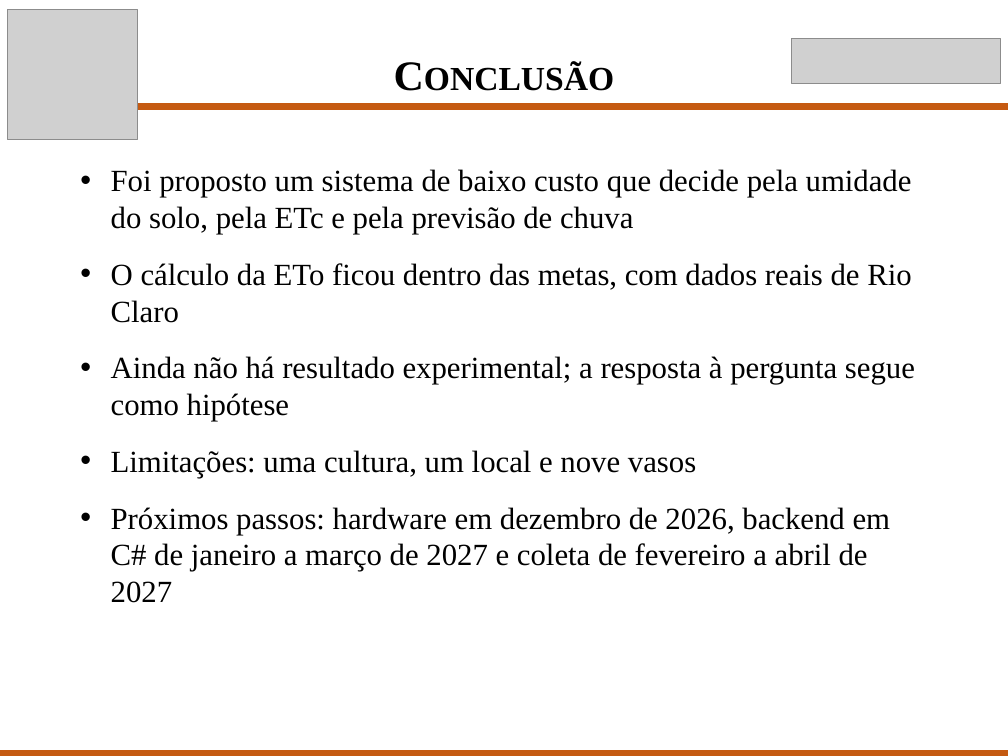
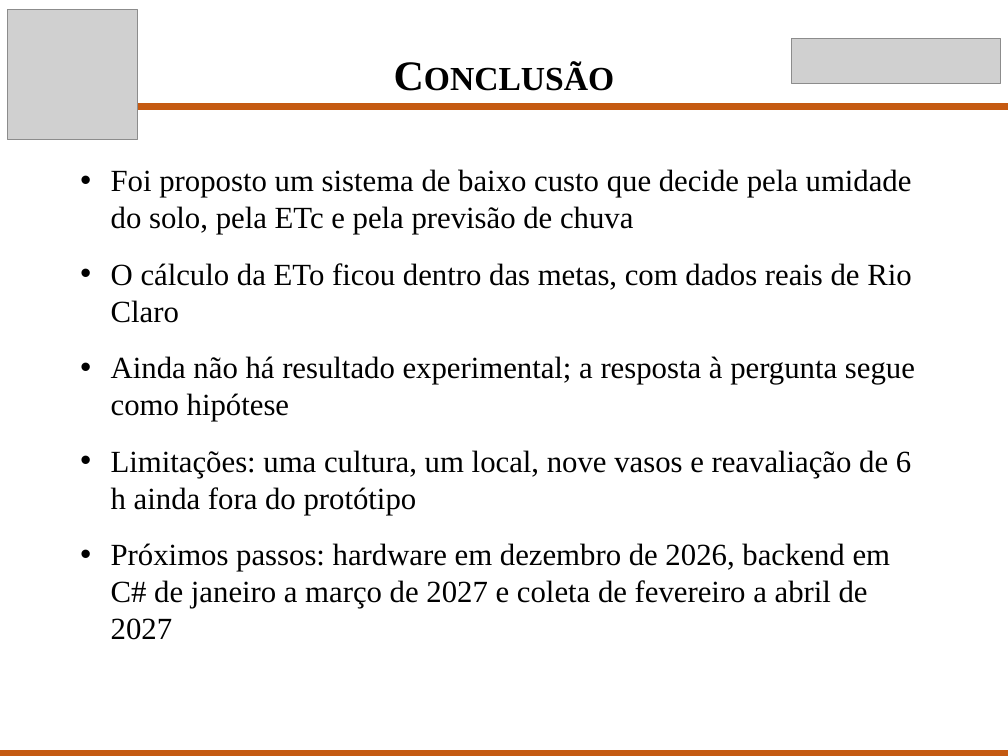
Before and after one commit to Scaglia05/irrigacao-inteligente, a slide deck: slide 12 of docs/p2/Apresentacao_TCC_P2.pptx. Drawn at 1008x756 pixels with LibreOffice and Linux fonts; fonts in the diff are those of the drawing; grey boxes stand for pictures. Boxes give left, top, right and bottom in pixels: in the first picture for what was removed or moved away, otherwise in the second. Text is boxed around its words. In the diff, an @@ line names an element or a change of style, - is before the commit and + after.

```diff
--- a/docs/p2/Apresentacao_TCC_P2.pptx
+++ b/docs/p2/Apresentacao_TCC_P2.pptx
@@ text at (111,450,911,515): text changed @@
-• Limitações: uma cultura, um local e nove vasos
+• Limitações: uma cultura, um local, nove vasos e reavaliação de 6 h ainda fora do protótipo
```
Also in this commit, not shown: 4 other slides changed, 1 other file.
